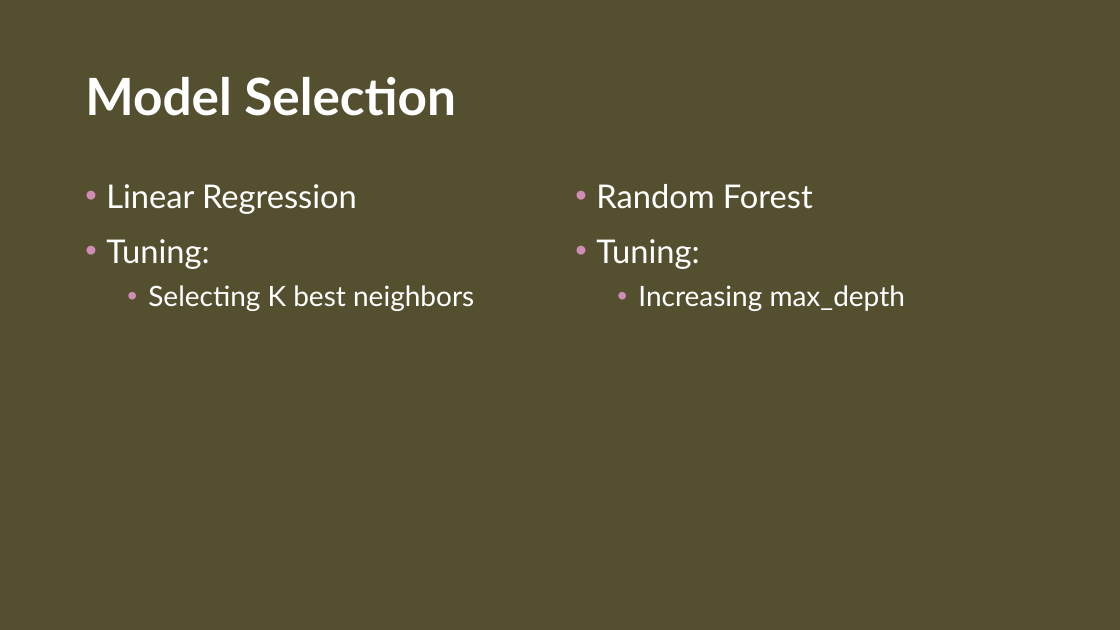
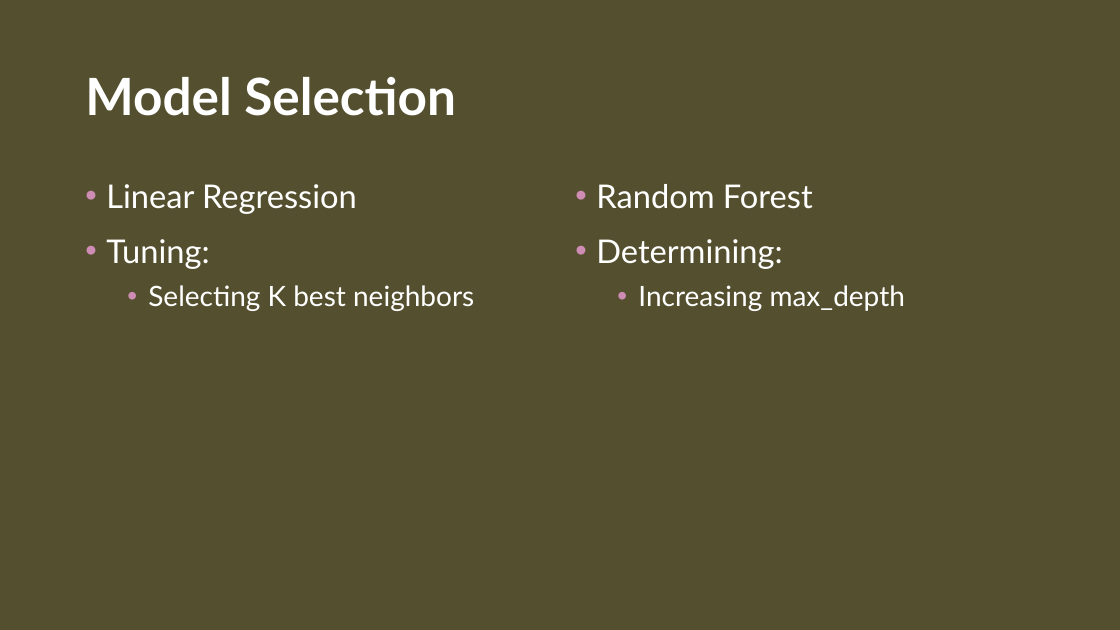
Before and after one commit to CroissantAhhh/GuidedCapstone2, a slide deck: slide 11 of CP2SlideDeck.pptx (slide 12 before the commit). Drawn at 1120x630 pixels with LibreOffice and Linux fonts; fonts in the diff are those of the drawing; background and template pictures are left out. Boxes give left, top, right and bottom in pixels: in the first picture for what was removed or moved away, otherwise in the second. Text is boxed around its words. In the diff, an @@ line names an element or a change of style, - is before the commit and + after.

```diff
--- a/CP2SlideDeck.pptx
+++ b/CP2SlideDeck.pptx
@@ text at [596,239,782,269]: text changed @@
-• Tuning:
+• Determining:
```
Also in this commit, not shown: 6 other slides changed, 2 slides added, 1 slide removed, 8 other files.
